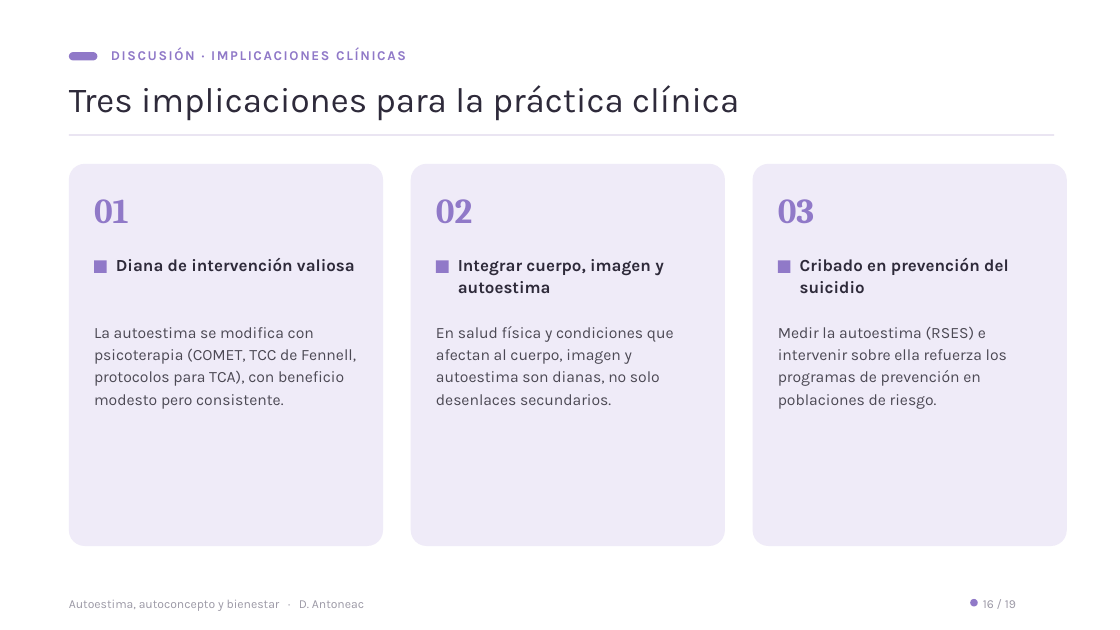
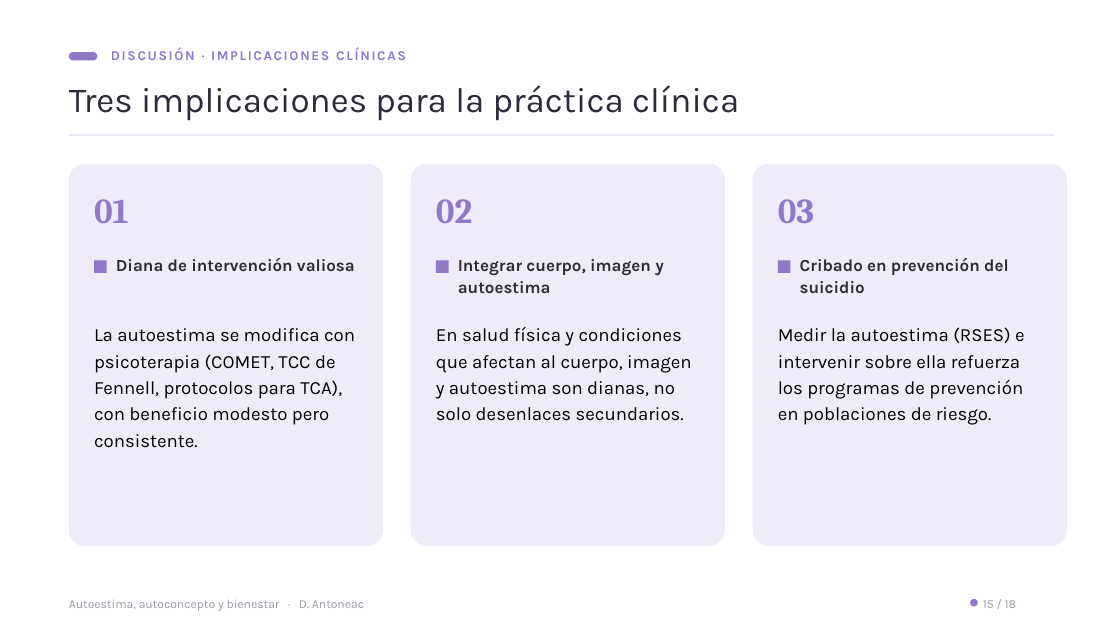
Before and after one commit to denisaantoneac23-dotcom/tfm-presentacion, a slide deck: slide 15 of TFM_Presentacion_Denisa_Antoneac_v13.pptx (slide 16 before the commit). Drawn at 1120x630 pixels with LibreOffice and Linux fonts; fonts in the diff are those of the drawing. Boxes give left, top, right and bottom in pixels: in the first picture for what was removed or moved away, otherwise in the second. Text is boxed around its words. In the diff, an @@ line names an element or a change of style, - is before the commit and + after.

```diff
--- a/TFM_Presentacion_Denisa_Antoneac_v13.pptx
+++ b/TFM_Presentacion_Denisa_Antoneac_v13.pptx
@@ size 13.5 to 16 pt, text colour #4C4954 to #000000 in 3 elements at (94, 328, 355, 448), (436, 327, 691, 421), (778, 327, 1025, 425) @@
```
Also in this commit, not shown: 15 other slides changed, 1 slide removed.
